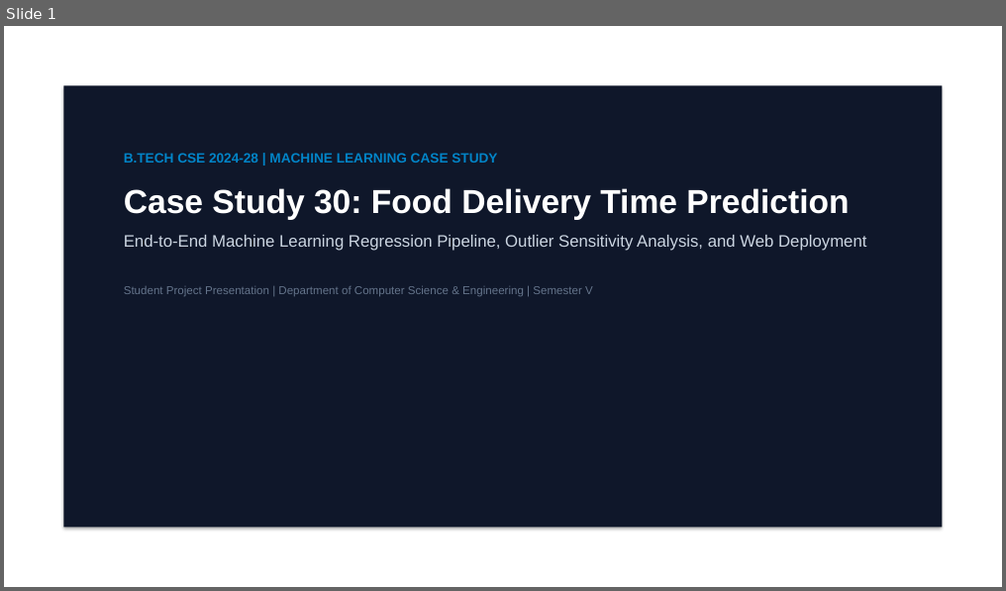
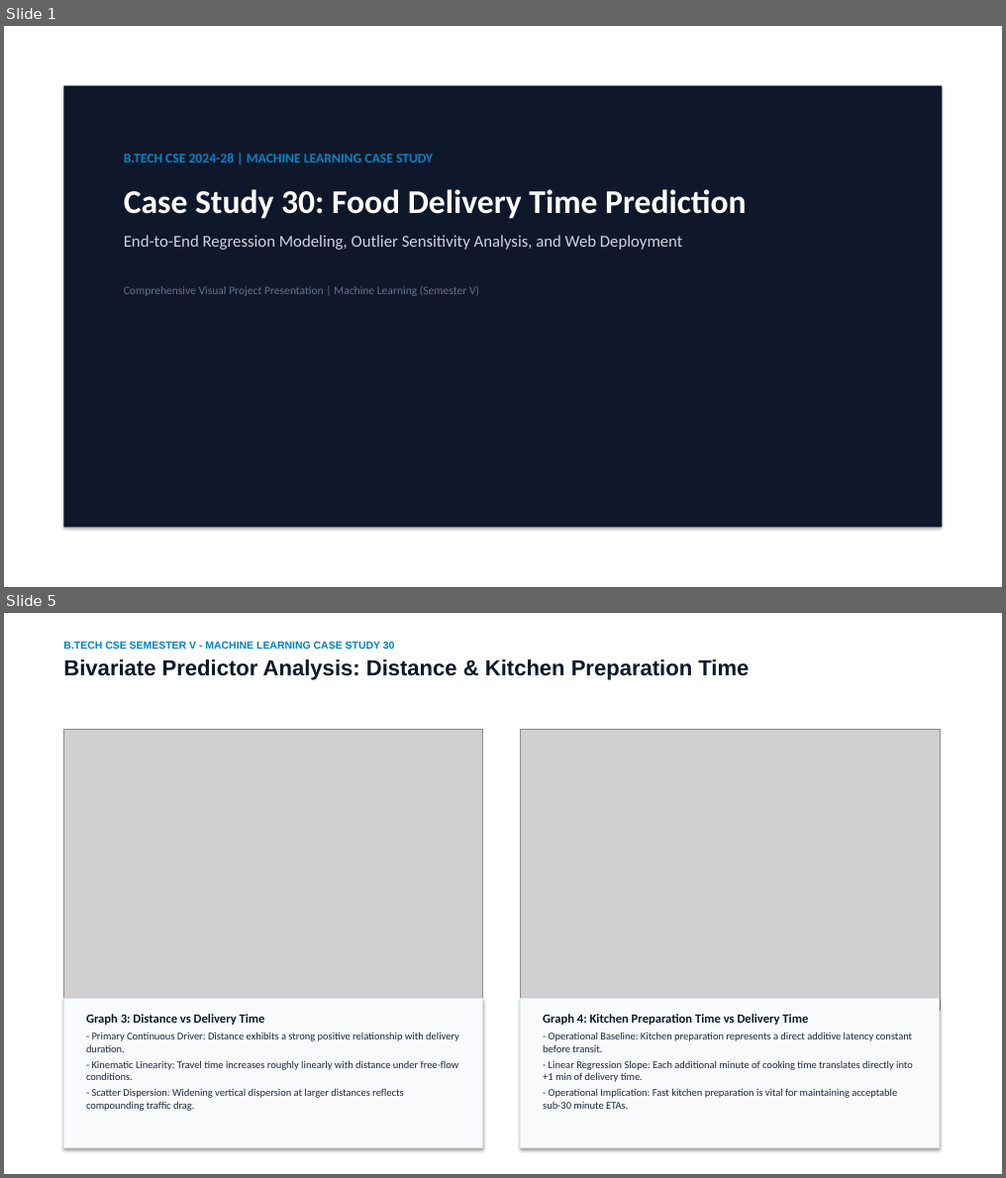
Before and after one commit to Rizwan2611/food-delivery-time-prediction, a slide deck: Food_Delivery_Time_Prediction_Presentation.pptx. Shown one above the other, each under a label of ours: slide 1 before the commit, slides 1 and 5 after it; the slides between them are not shown. The pictures are 1006x591 and 1006x1178 pixels, drawn with LibreOffice and Linux fonts; fonts in the diff are those of the drawing; grey boxes stand for pictures. Boxes give left, top, right and bottom in pixels: in the first picture for what was removed or moved away, otherwise in the second. Text is boxed around its words. In the diff, an @@ line names an element or a change of style, - is before the commit and + after.

Commit message:
Update presentation with 1-2 exact graphs per slide and comprehensive explanations

```diff
--- a/Food_Delivery_Time_Prediction_Presentation.pptx
+++ b/Food_Delivery_Time_Prediction_Presentation.pptx
@@ slide 5 added at box(4, 613, 1002, 1174), background #FFFFFF @@
@@ text added at box(63, 641, 748, 680), 21 pt, text #0F172A, bold @@
+B.TECH CSE SEMESTER V - MACHINE LEARNING CASE STUDY 30
+Bivariate Predictor Analysis: Distance & Kitchen Preparation Time
@@ picture added at box(63, 729, 483, 1010) @@
@@ picture added at box(521, 729, 940, 1011) @@
@@ rectangle added at box(63, 998, 483, 1149), fill #F8FAFC, outline #E2E8F0 1 pt @@
@@ rectangle added at box(521, 998, 940, 1149), fill #F8FAFC, outline #E2E8F0 1 pt @@
@@ text added at box(86, 1014, 459, 1111), 10 pt, text #1E293B @@
+Graph 3: Distance vs Delivery Time
+- Primary Continuous Driver: Distance exhibits a strong positive relationship with delivery duration.
+- Kinematic Linearity: Travel time increases roughly linearly with distance under free-flow conditions.
+- Scatter Dispersion: Widening vertical dispersion at larger distances reflects compounding traffic drag.
@@ text added at box(543, 1014, 913, 1109), 10 pt, text #1E293B @@
+Graph 4: Kitchen Preparation Time vs Delivery Time
+- Operational Baseline: Kitchen preparation represents a direct additive latency constant before transit.
+- Linear Regression Slope: Each additional minute of cooking time translates directly into +1 min of delivery time.
+- Operational Implication: Fast kitchen preparation is vital for maintaining acceptable sub-30 minute ETAs.
@@ slide 1 changed as well @@
@@ text at box(124, 153, 746, 219): font Arial to Calibri in "B.TECH CSE 2024-28 | MACHINE LEARNING CASE ...", "Case Study 30: Food Delivery Time Prediction" @@
@@ text at box(124, 235, 683, 296): text changed; font Arial to Calibri @@
-End-to-End Machine Learning Regression Pipeline, Outlier Sensitivity Analysis, and Web Deployment
-Student Project Presentation | Department of Computer Science & Engineering | Semester V
+End-to-End Regression Modeling, Outlier Sensitivity Analysis, and Web Deployment
+Comprehensive Visual Project Presentation | Machine Learning (Semester V)
```
Also in this commit, not shown: 10 other slides changed, 4 other slides added, 5 slides removed, 14 other files.
